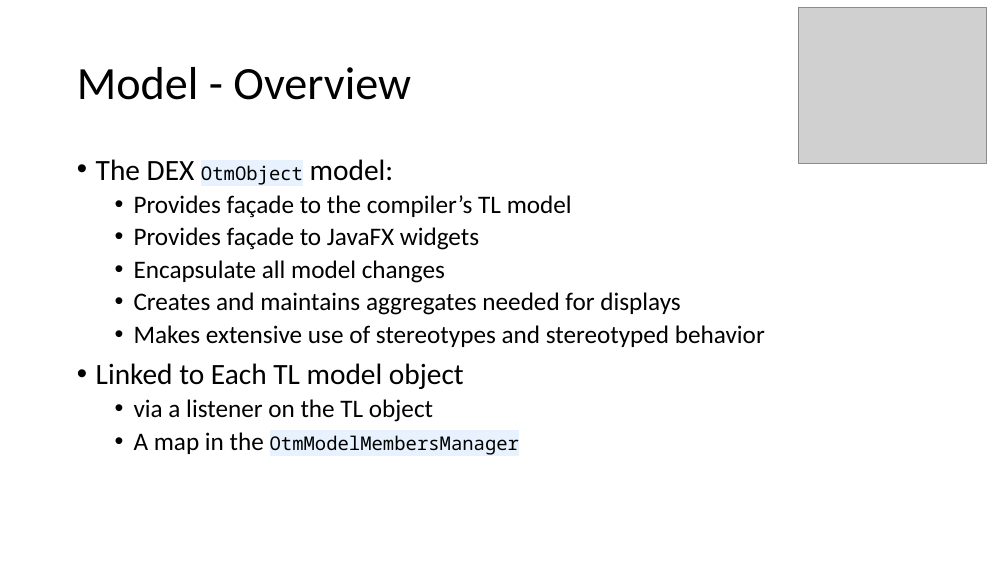
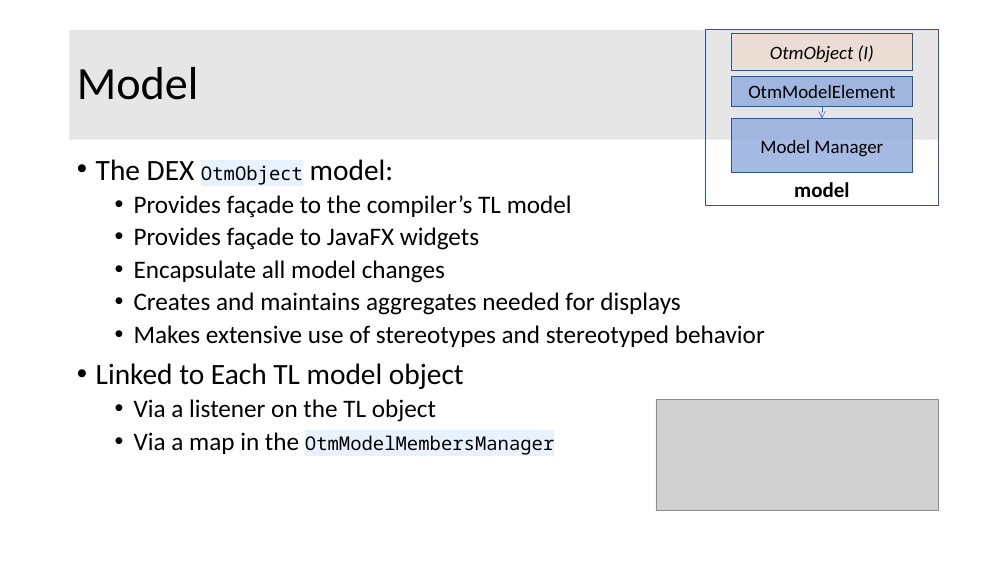
Before and after one commit to OpenTravel/OTM-DE-Utilities, a slide deck: slide 21 of otm-dex/OTM-DEX Architecture.pptx (slide 16 before the commit). Drawn at 1008x567 pixels with LibreOffice and Linux fonts; fonts in the diff are those of the drawing; grey boxes stand for pictures. Boxes give left, top, right and bottom in pixels: in the first picture for what was removed or moved away, otherwise in the second. Text is boxed around its words. In the diff, an @@ line names an element or a change of style, - is before the commit and + after.

```diff
--- a/otm-dex/OTM-DEX Architecture.pptx
+++ b/otm-dex/OTM-DEX Architecture.pptx
@@ picture removed at [799,7,987,163] @@
@@ title "Model": place and size @@
-title "Model" at [77,67,411,100]
+title "Model" at [70,30,939,140]
@@ title "Model" at [70,30,939,140]: fill none to #E7E6E6 @@
@@ group added at [706,29,939,205]: 4 rectangles, 1 arrow @@
+Model Manager
+OtmModelElement
+model
+OtmObject (I)
@@ title at [77,67,199,100]: text changed @@
-Model - Overview
+Model
@@ text at [134,399,554,455]: text changed @@
-  • via a listener on the TL object
-  • A map in the OtmModelMembersManager
+  • Via a listener on the TL object
+  • Via a map in the OtmModelMembersManager
@@ picture added at [656,400,939,511] @@
```
Also in this commit, not shown: 8 other slides changed, 12 slides added, 11 other files.
